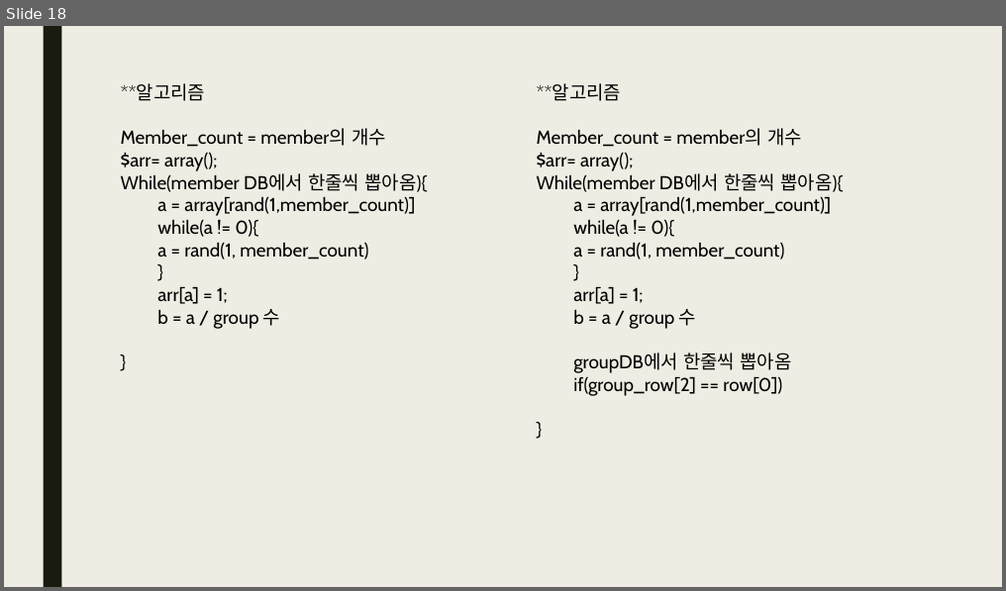
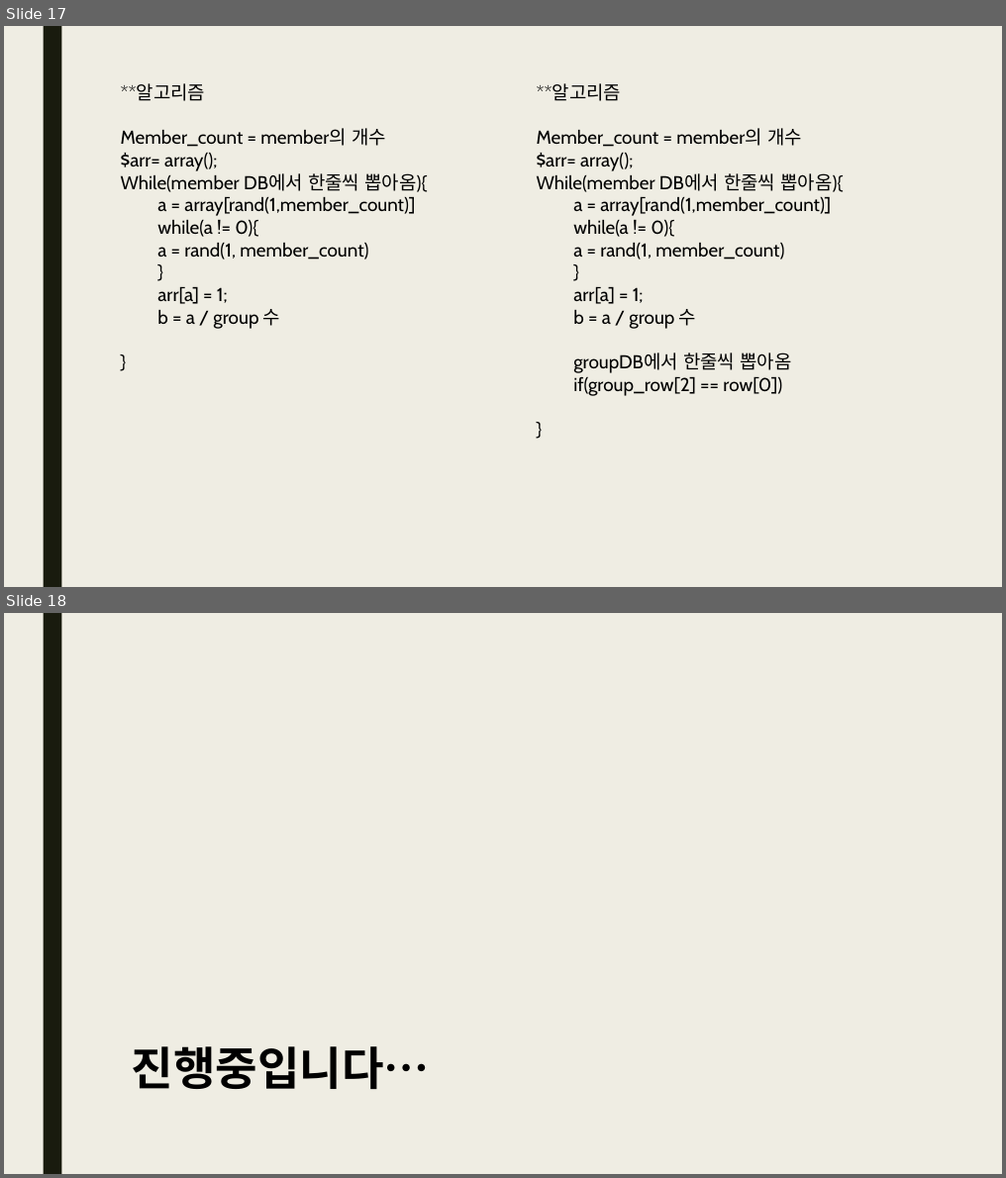
Before and after one commit to qhftkf1/02.S01_GroupMaker, a slide deck: S01_그룹 지정하기.pptx. Shown one above the other, each under a label of ours: slide 18 before the commit, slides 17 and 18 after it. The pictures are 1006x591 and 1006x1178 pixels, drawn with LibreOffice and Linux fonts; fonts in the diff are those of the drawing. Boxes give left, top, right and bottom in pixels: in the first picture for what was removed or moved away, otherwise in the second. Text is boxed around its words. In the diff, an @@ line names an element or a change of style, - is before the commit and + after.

```diff
--- a/S01_그룹 지정하기.pptx
+++ b/S01_그룹 지정하기.pptx
@@ slide 18 added at <box>4,613,1002,1174</box>, background #EFEDE3; not listed: 1 template element that a slide beside it also shows @@
@@ text added at <box>132,1047,430,1089</box>, 44 pt, text #000000, bold @@
+진행중입니다…
@@ what was slide 18 is now slide 17 @@
```
Also in this commit, not shown: 1 slide changed, 2 slides removed, 2 other files.
